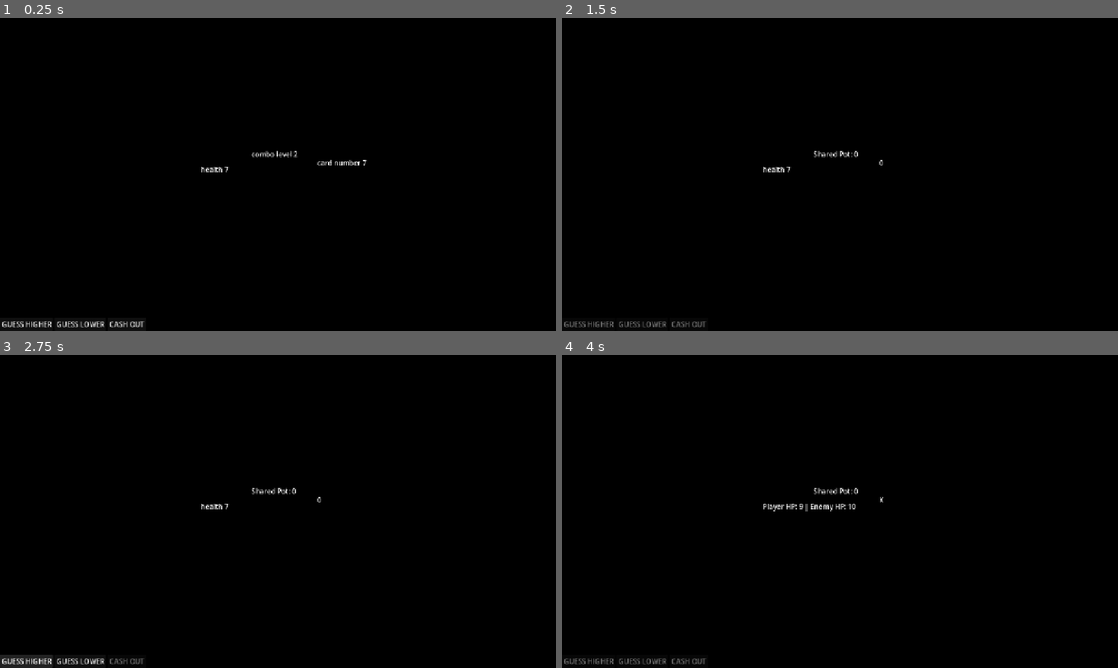
Above: before the commit, frames 1-4 (two rows, left to right).
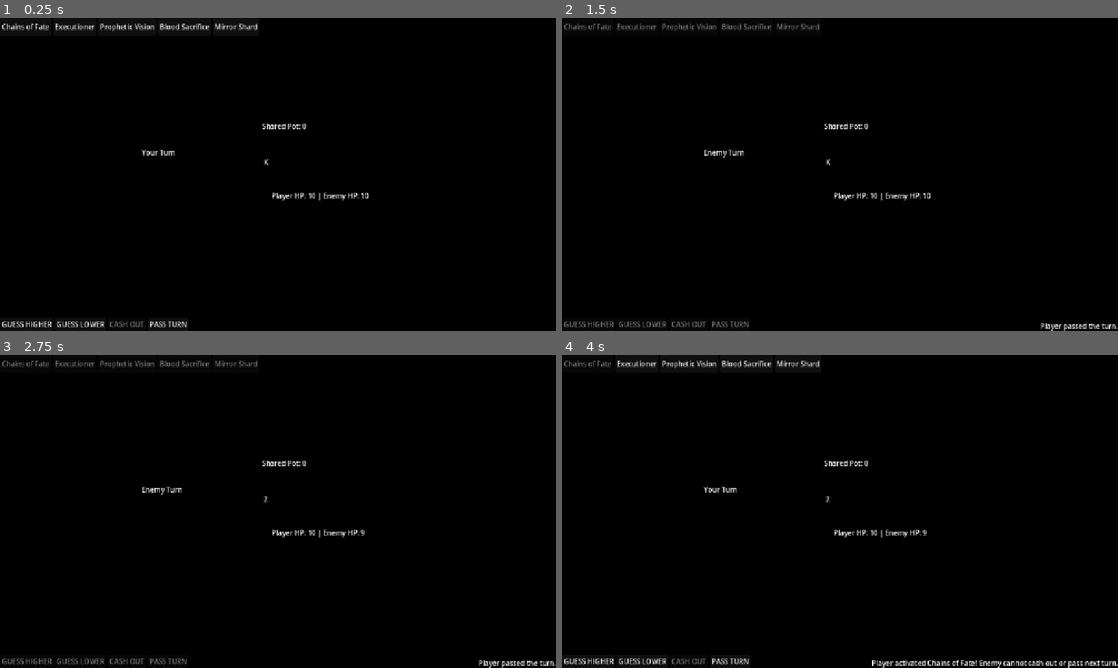
Above: after the commit, the same moments.

Repository: wadahac/HighLowPrototype
Game: Godot game, scene res://scenes/main.tscn
Same seed, same stepped clock (60 frames per second), same inputs: the game is played once before the commit and once after it.
Inputs (mouse positions are in pixels of both pictures, inside the frame that each line leads up to):
- Up to frame 1 (0.25 s): no input
- Up to frame 2 (1.5 s): click (728, 324) at 0.5 s, where only the run after the commit has a clickable "PASS TURN"; click (589, 324) at 1.25 s, where only the run before the commit has a clickable "GUESS HIGHER"
- Up to frame 3 (2.75 s): tap Enter at 2 s
- Up to frame 4 (4 s): click (639, 661) at 2.75 s, where only the run before the commit has a clickable "GUESS LOWER"; click (589, 364) at 3.5 s, where only the run after the commit has a clickable "Chains of Fate"

The runs differ from the first frame. In frame 1, 1.5% of the frame differs, in the area x 0-67%, y 1-99%; in frame 2, 1.4%; in frame 3, 1.9%; in frame 4, 2.2%, in the area x 0-100%, y 1-100%.
Error before the commit: Invalid access to property or key 'pressed' on a base object of type 'null instance'. (res://src/HighLowGameManager.gd:64)

Commit message:
updated sooooooooooooooooo much things !!!!!!!!!

Diff:
--- a/high-low-prototype/scenes/main.tscn
+++ b/high-low-prototype/scenes/main.tscn
@@ -1,6 +1,7 @@
 [gd_scene format=3 uid="uid://deopnk5xm7ek2"]
 
 [ext_resource type="Script" uid="uid://dtgy32ffiy1h7" path="res://src/HighLowGameManager.gd" id="1_o5qli"]
+[ext_resource type="Script" uid="uid://bikflwn44ytxp" path="res://src/EnemyAI.gd" id="2_0wfyh"]
 
 [node name="Main" type="Node2D" unique_id=182343160]
 script = ExtResource("1_o5qli")
@@ -38,10 +39,10 @@
 [node name="BaseCardLabel" type="Label" parent="UI_Layer/Table" unique_id=1226807319]
 layout_mode = 1
 anchors_preset = -1
-anchor_left = 2.15
-anchor_top = -0.475
-anchor_right = 4.0
-anchor_bottom = -0.475
+anchor_left = -0.925
+anchor_top = -0.525
+anchor_right = 0.925
+anchor_bottom = -0.525
 offset_left = 24.0
 offset_top = 1.0
 offset_right = 64.0
@@ -52,10 +53,10 @@
 [node name="ComboLabel" type="Label" parent="UI_Layer/Table" unique_id=1642129600]
 layout_mode = 1
 anchors_preset = -1
-anchor_left = -1.025
-anchor_top = -0.95
-anchor_right = 0.65
-anchor_bottom = -0.95
+anchor_left = -0.425
+anchor_top = -2.575
+anchor_right = 1.25
+anchor_bottom = -2.575
 offset_right = 40.0
 offset_bottom = 23.0
 text = "combo level 2"
@@ -64,14 +65,22 @@
 [node name="HealthLabel" type="Label" parent="UI_Layer/Table" unique_id=1089129879]
 layout_mode = 1
 anchors_preset = -1
-anchor_left = -3.95
-anchor_top = -0.075
-anchor_right = -3.375
-anchor_bottom = -0.075
+anchor_left = 0.125
+anchor_top = 1.425
+anchor_right = 0.7
+anchor_bottom = 1.425
 offset_right = 40.0
 offset_bottom = 23.0
 text = "health 7"
 metadata/_edit_use_anchors_ = true
+
+[node name="turn" type="Label" parent="UI_Layer/Table" unique_id=1754259211]
+layout_mode = 0
+offset_left = -294.0
+offset_top = -42.0
+offset_right = -97.0
+offset_bottom = -19.0
+text = "temporary text label turn"
 
 [node name="ButtonsContainer" type="HBoxContainer" parent="UI_Layer" unique_id=519503482]
 anchors_preset = 12
@@ -93,3 +102,57 @@
 [node name="CashOutButton" type="Button" parent="UI_Layer/ButtonsContainer" unique_id=749436423]
 layout_mode = 2
 text = "CASH OUT"
+
+[node name="PassButton" type="Button" parent="UI_Layer/ButtonsContainer" unique_id=705906401]
+layout_mode = 2
+text = "PASS TURN"
+
+[node name="RestartButton" type="Button" parent="UI_Layer/ButtonsContainer" unique_id=135070634]
+visible = false
+layout_mode = 2
+text = "RESTART MATCH?"
+
+[node name="TrumpContainer" type="HBoxContainer" parent="UI_Layer" unique_id=1873544373]
+offset_right = 40.0
+offset_bottom = 40.0
+
+[node name="ChainsButton" type="Button" parent="UI_Layer/TrumpContainer" unique_id=733228219]
+layout_mode = 2
+text = "Chains of Fate"
+
+[node name="ExecutionerButton" type="Button" parent="UI_Layer/TrumpContainer" unique_id=504559150]
+layout_mode = 2
+text = "Executioner"
+
+[node name="VisionButton" type="Button" parent="UI_Layer/TrumpContainer" unique_id=159625727]
+layout_mode = 2
+text = "Prophetic Vision"
+
+[node name="SacrificeButton" type="Button" parent="UI_Layer/TrumpContainer" unique_id=2073240811]
+layout_mode = 2
+text = "Blood Sacrifice"
+
+[node name="MirrorButton" type="Button" parent="UI_Layer/TrumpContainer" unique_id=1947791960]
+layout_mode = 2
+text = "Mirror Shard"
+
+[node name="InfoPanel" type="VBoxContainer" parent="UI_Layer" unique_id=870315125]
+anchors_preset = 3
+anchor_left = 1.0
+anchor_top = 1.0
+anchor_right = 1.0
+anchor_bottom = 1.0
+offset_left = -77.0
+offset_top = -50.0
+grow_horizontal = 0
+grow_vertical = 0
+
+[node name="VisionLabel" type="Label" parent="UI_Layer/InfoPanel" unique_id=1782982449]
+layout_mode = 2
+
+[node name="StatusLabel" type="Label" parent="UI_Layer/InfoPanel" unique_id=1254886002]
+layout_mode = 2
+text = "Your Turn"
+
+[node name="EnemyAI" type="Node" parent="." unique_id=2133039468]
+script = ExtResource("2_0wfyh")
Not shown, added: high-low-prototype/src/EnemyAI.gd.uid
Not shown, added: high-low-prototype/src/trumps/BloodSacrifice.gd.uid
Not shown, added: high-low-prototype/src/trumps/ChainsOfFate.gd.uid
Not shown, added: high-low-prototype/src/trumps/Executioner.gd.uid
Not shown, added: high-low-prototype/src/trumps/MirrorShard.gd.uid
Not shown, added: high-low-prototype/src/trumps/PropheticVision.gd.uid
Not shown, added: high-low-prototype/src/trumps/TrumpCard.gd.uid
